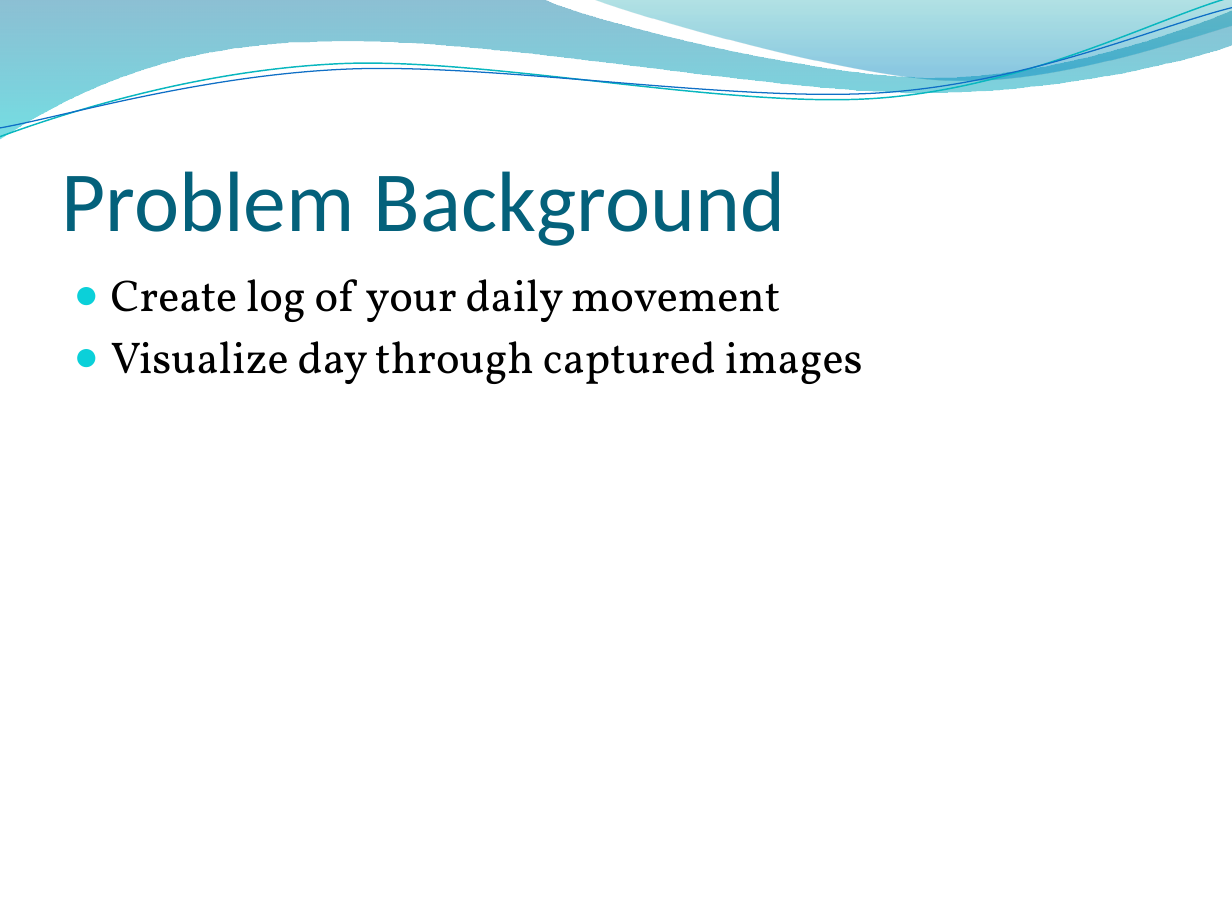
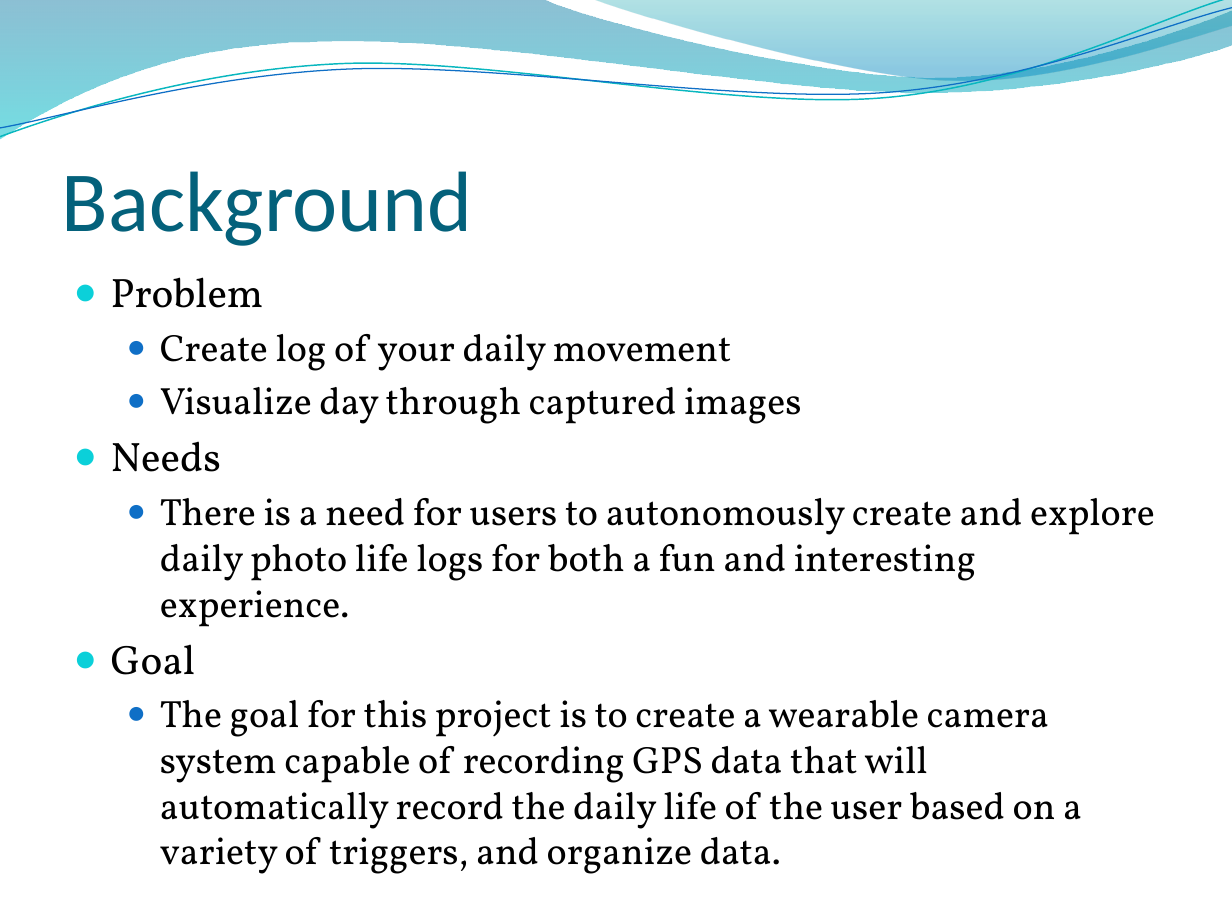
Before and after one commit to tasbal/cpsc483, a slide deck: slide 3 of MISC/Final Presentation.pptx. Drawn at 1232x924 pixels with LibreOffice and Linux fonts; fonts in the diff are those of the drawing; background and template pictures are left out. Boxes give left, top, right and bottom in pixels: in the first picture for what was removed or moved away, otherwise in the second. Text is boxed around its words. In the diff, an @@ line names an element or a change of style, - is before the commit and + after.

```diff
--- a/MISC/Final Presentation.pptx
+++ b/MISC/Final Presentation.pptx
@@ title at (x1=62, y1=171, x2=473, y2=246): text changed @@
-Problem Background
+Background
@@ text at (x1=111, y1=277, x2=264, y2=308): paragraph added @@
+● Problem
@@ text at (x1=160, y1=334, x2=802, y2=424): size 26 to 22.2 pt in "Create log of your daily movement", "Visualize day through captured images"; list level 1 to 2 in "Create log of your daily ..."; bullet colour #0BD0D9 to #0F6FC6; list level 1 to 2 in "Visualize day through captured images" @@
@@ text at (x1=111, y1=441, x2=1155, y2=874): paragraphs added @@
+● Needs
+  ● There is a need for users to autonomously create and explore daily photo life logs for both a fun and interesting experience.
+● Goal
+  ● The goal for this project is to create a wearable camera system capable of recording GPS data that will automatically record the daily life of the user based on a variety of triggers, and organize data.
```
Also in this commit, not shown: 7 other slides changed, 2 slides added, 6 slides removed, 1 other file.
